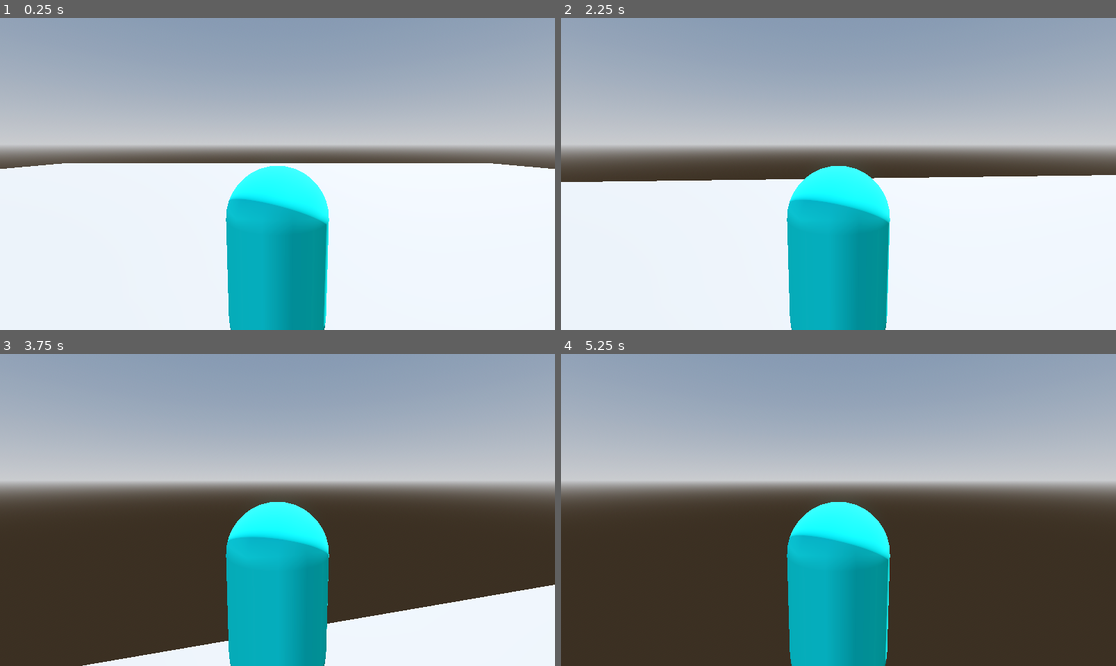
Above: before the commit, frames 1-4 (two rows, left to right).
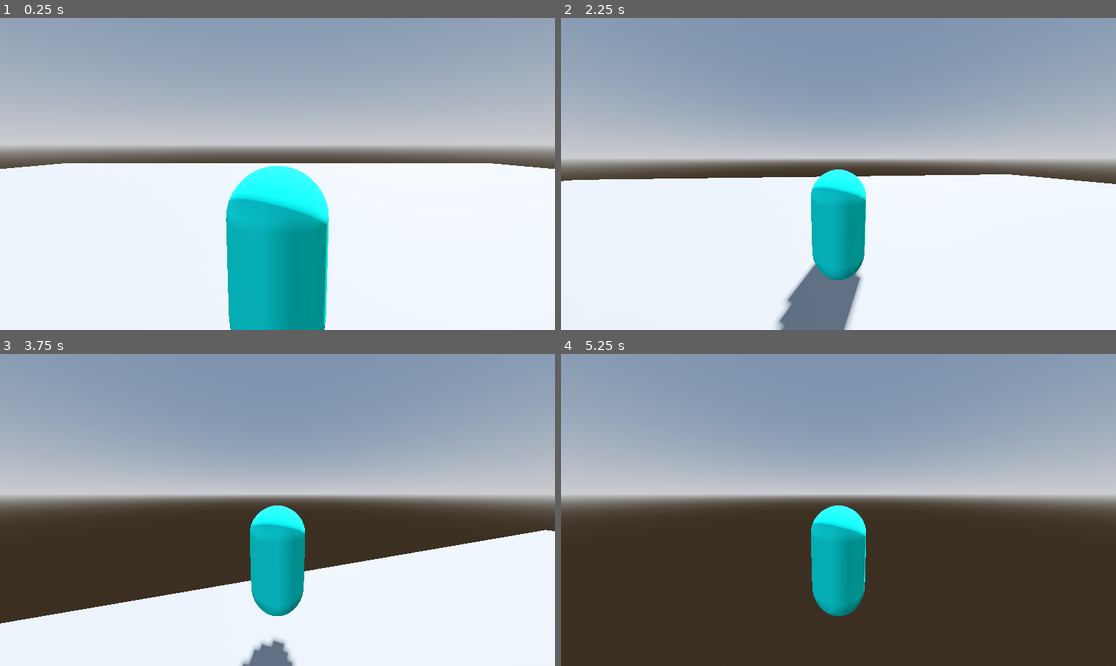
Above: after the commit, the same moments.

Repository: jpvds1/DDJD
Game: Godot game, scene res://scenes/levels/empty_level.tscn
Same seed, same stepped clock (60 frames per second), same inputs: the game is played once before the commit and once after it.
Inputs (mouse positions are in pixels of both pictures, inside the frame that each line leads up to):
- Up to frame 1 (0.25 s): no input
- Up to frame 2 (2.25 s): tap Enter at 0.5 s; move the mouse to (866, 174) at 0.52 s; hold Shift (sprint) 0.53-1.28 s; hold W (move_forwards) from 0.53 s (still down); tap Space (jump) at 0.77, 1.52 s; move the mouse to (810, 174) at 1.27 s; tap Shift (sprint) at 1.35 s; move the mouse to (849, 167) at 2.02 s; hold Shift (sprint) from 2.03 s (still down)
- Up to frame 3 (3.75 s): keep holding W (move_forwards); move the mouse to (271, 516) at 2.77 s; release Shift (sprint) at 2.78 s; tap Shift (sprint) at 2.85 s; tap Space (jump) at 3.02 s; move the mouse to (316, 513) at 3.52 s; hold Shift (sprint) from 3.53 s (still down)
- Up to frame 4 (5.25 s): keep holding W (move_forwards); tap Space (jump) at 3.77, 4.52, 5 s; move the mouse to (794, 506) at 4.27 s; release Shift (sprint) at 4.28 s; tap Shift (sprint) at 4.35 s; move the mouse to (844, 510) at 5.02 s; hold Shift (sprint) from 5.03 s (still down)

The runs differ from the first frame. In frame 2, 19% of the frame differs, in the area x 0-100%, y 22-100%; in frame 3, 32%; in frame 4, 18%.

Commit message:
feat: dash + FOV change

Diff:
--- a/platformer-game/scenes/player/capsule_character.tscn
+++ b/platformer-game/scenes/player/capsule_character.tscn
@@ -7,7 +7,77 @@
 [sub_resource type="CapsuleMesh" id="CapsuleMesh_5ji0x"]
 
 [sub_resource type="StandardMaterial3D" id="StandardMaterial3D_5ji0x"]
-albedo_color = Color(0, 1, 1, 1)
+resource_local_to_scene = true
+albedo_color = Color(0, 1, 0.9490196, 1)
+
+[sub_resource type="Animation" id="Animation_5ji0x"]
+length = 0.001
+tracks/0/type = "value"
+tracks/0/imported = false
+tracks/0/enabled = true
+tracks/0/path = NodePath("../Node3D/Camera3D:fov")
+tracks/0/interp = 1
+tracks/0/loop_wrap = true
+tracks/0/keys = {
+"times": PackedFloat32Array(0),
+"transitions": PackedFloat32Array(1),
+"update": 0,
+"values": [67.82854]
+}
+
+[sub_resource type="Animation" id="Animation_hsymh"]
+resource_name = "dashing"
+tracks/0/type = "value"
+tracks/0/imported = false
+tracks/0/enabled = true
+tracks/0/path = NodePath("../Node3D/Camera3D:fov")
+tracks/0/interp = 1
+tracks/0/loop_wrap = true
+tracks/0/keys = {
+"times": PackedFloat32Array(0),
+"transitions": PackedFloat32Array(1),
+"update": 0,
+"values": [139.4]
+}
+
+[sub_resource type="Animation" id="Animation_x7pql"]
+resource_name = "sprinting"
+tracks/0/type = "value"
+tracks/0/imported = false
+tracks/0/enabled = true
+tracks/0/path = NodePath("../Node3D/Camera3D:fov")
+tracks/0/interp = 1
+tracks/0/loop_wrap = true
+tracks/0/keys = {
+"times": PackedFloat32Array(0),
+"transitions": PackedFloat32Array(1),
+"update": 0,
+"values": [102.5]
+}
+
+[sub_resource type="Animation" id="Animation_vaf6x"]
+resource_name = "walking"
+length = 0.001
+tracks/0/type = "value"
+tracks/0/imported = false
+tracks/0/enabled = true
+tracks/0/path = NodePath("../Node3D/Camera3D:fov")
+tracks/0/interp = 1
+tracks/0/loop_wrap = true
+tracks/0/keys = {
+"times": PackedFloat32Array(0),
+"transitions": PackedFloat32Array(1),
+"update": 0,
+"values": [67.82854]
+}
+
+[sub_resource type="AnimationLibrary" id="AnimationLibrary_vaf6x"]
+_data = {
+&"RESET": SubResource("Animation_5ji0x"),
+&"dashing": SubResource("Animation_hsymh"),
+&"sprinting": SubResource("Animation_x7pql"),
+&"walking": SubResource("Animation_vaf6x")
+}
 
 [node name="CharacterBody3D" type="CharacterBody3D" unique_id=1782536310]
 script = ExtResource("1_5ji0x")
@@ -24,3 +94,25 @@
 [node name="Camera3D" type="Camera3D" parent="Node3D" unique_id=563554905]
 transform = Transform3D(1, 0, 0, 0, 0.99193436, 0.126753, 0, -0.126753, 0.99193436, 0, 1.2063588, 2.2349353)
 fov = 67.82854
+
+[node name="Dash" type="Node3D" parent="." unique_id=1988469622]
+
+[node name="AnimationPlayer" type="AnimationPlayer" parent="Dash" unique_id=1660942842]
+libraries/ = SubResource("AnimationLibrary_vaf6x")
+
+[node name="DashTimer" type="Timer" parent="Dash" unique_id=1859041121]
+wait_time = 0.2
+one_shot = true
+
+[node name="DashCooldownTimer" type="Timer" parent="Dash" unique_id=833726965]
+wait_time = 3.0
+one_shot = true
+
+[node name="DoubleTapTimer" type="Timer" parent="Dash" unique_id=49563972]
+wait_time = 0.3
+one_shot = true
+
+[connection signal="animation_changed" from="Dash/AnimationPlayer" to="." method="_on_animation_player_animation_changed"]
+[connection signal="timeout" from="Dash/DashTimer" to="." method="_on_dash_timer_timeout"]
+[connection signal="timeout" from="Dash/DashCooldownTimer" to="." method="_on_dash_cooldown_timer_timeout"]
+[connection signal="timeout" from="Dash/DoubleTapTimer" to="." method="_on_double_tap_timer_timeout"]
--- a/platformer-game/scripts/player/capsule_character.gd
+++ b/platformer-game/scripts/player/capsule_character.gd
@@ -3,17 +3,29 @@
 # Movement
 const WALK_SPEED = 5.0
 const SPRINT_SPEED = 9.0
+const DASH_SPEED = 20.0
 const JUMP_VELOCITY = 4.5
 
+# Animations / Timers
+@onready var animation_player: AnimationPlayer = $Dash/AnimationPlayer
+@onready var dash_timer: Timer = $Dash/DashTimer
+@onready var dash_cooldown_timer: Timer = $Dash/DashCooldownTimer
+@onready var double_tap_timer: Timer = $Dash/DoubleTapTimer
+
+var is_dashing := false
+var can_dash := true
+var waiting_for_second_tap := false
+var dash_direction := Vector3.ZERO
+
 # Mouse movement
-const mouse_sensitivity = 0.003
+const MOUSE_SENSITIVITY = 0.003
 
 func _ready():
 	Input.set_mouse_mode(Input.MOUSE_MODE_CAPTURED)
 
 func _unhandled_input(event):
 	if event is InputEventMouseMotion:
-		rotate_y(-event.relative.x * mouse_sensitivity)
+		rotate_y(-event.relative.x * MOUSE_SENSITIVITY)
 
 func _physics_process(delta: float) -> void:
 	# Add the gravity.
@@ -24,17 +36,71 @@
 	if Input.is_action_just_pressed("jump") and is_on_floor():
 		velocity.y = JUMP_VELOCITY
 
-	# Get the input direction and handle the movement/deceleration.
-	# As good practice, you should replace UI actions with custom gameplay actions.
+	# Sprint / dash input
+	handle_sprint_and_dash_input()
+
+	# Movement
 	var input_dir := Input.get_vector("move_left", "move_right", "move_forwards", "move_backwards")
 	var direction := (transform.basis * Vector3(input_dir.x, 0, input_dir.y)).normalized()
-	var is_sprinting = Input.is_action_pressed("sprint")
-	var current_speed = SPRINT_SPEED if is_sprinting else WALK_SPEED
-	if direction:
-		velocity.x = direction.x * current_speed
-		velocity.z = direction.z * current_speed
+
+	if is_dashing:
+		velocity.x = dash_direction.x * DASH_SPEED
+		velocity.z = dash_direction.z * DASH_SPEED
 	else:
-		velocity.x = move_toward(velocity.x, 0, current_speed)
-		velocity.z = move_toward(velocity.z, 0, current_speed)
+		var is_sprinting = Input.is_action_pressed("sprint")
+		var current_speed := WALK_SPEED
+
+		if is_sprinting:
+			current_speed = SPRINT_SPEED
+			update_animation_state("sprinting")
+		else:
+			update_animation_state("walking")
+
+		if direction:
+			velocity.x = direction.x * current_speed
+			velocity.z = direction.z * current_speed
+		else:
+			velocity.x = move_toward(velocity.x, 0, current_speed)
+			velocity.z = move_toward(velocity.z, 0, current_speed)
 
 	move_and_slide()
+
+func handle_sprint_and_dash_input() -> void:
+	if Input.is_action_just_pressed("sprint"):
+		if waiting_for_second_tap and can_dash:
+			start_dash()
+			waiting_for_second_tap = false
+			double_tap_timer.stop()
+		else:
+			waiting_for_second_tap = true
+			double_tap_timer.start()
+
+func start_dash() -> void:
+	is_dashing = true
+	can_dash = false
+
+	var input_dir := Input.get_vector("move_left", "move_right", "move_forwards", "move_backwards")
+	dash_direction = (transform.basis * Vector3(input_dir.x, 0, input_dir.y)).normalized()
+
+	dash_timer.start()
+	dash_cooldown_timer.start()
+
+	update_animation_state("dashing")
+
+func update_animation_state(animation_name: String) -> void:
+	if animation_player.current_animation != animation_name and animation_player.has_animation(animation_name):
+		animation_player.play(animation_name)
+
+func _on_dash_timer_timeout() -> void:
+	is_dashing = false
+
+	update_animation_state("RESET")
+
+func _on_dash_cooldown_timer_timeout() -> void:
+	can_dash = true
+
+func _on_double_tap_timer_timeout() -> void:
+	waiting_for_second_tap = false
+
+func _on_animation_player_animation_changed(old_name: StringName, new_name: StringName) -> void:
+	print("Animation changed from: " + old_name + " to " + new_name)
